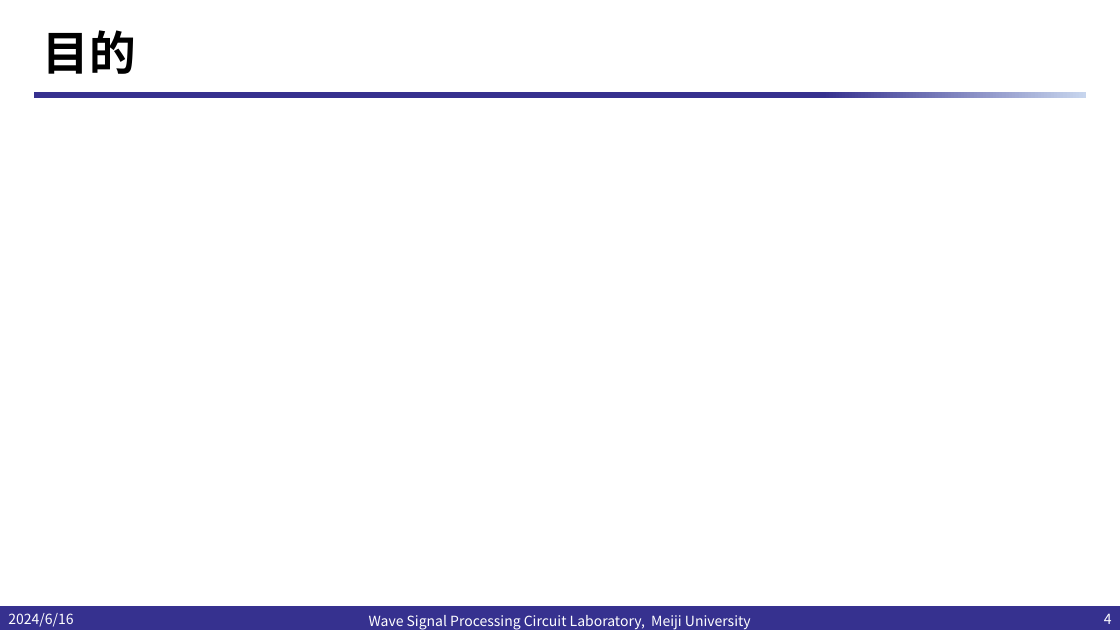
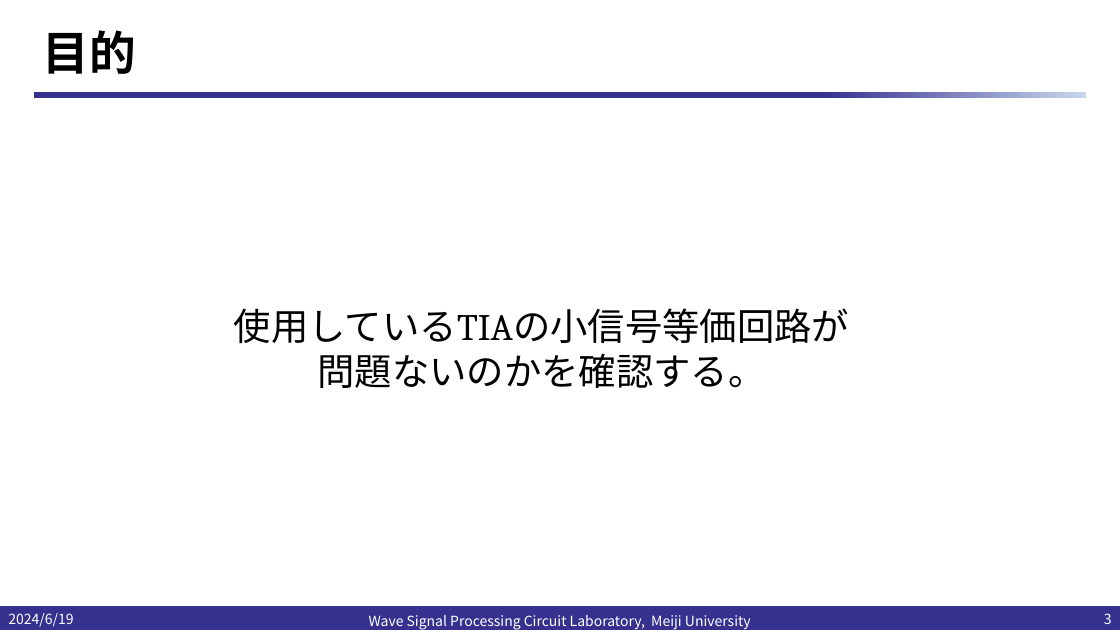
Before and after one commit to kjm-desktop10400/reserch, a slide deck: slide 3 of IHP_2024/20240620/TIAの小信号等価回路による.pptx (slide 4 before the commit). Drawn at 1120x630 pixels with LibreOffice and Linux fonts; fonts in the diff are those of the drawing; background and template pictures are left out. Boxes give left, top, right and bottom in pixels: in the first picture for what was removed or moved away, otherwise in the second. Text is boxed around its words. In the diff, an @@ line names an element or a change of style, - is before the commit and + after.

```diff
--- a/IHP_2024/20240620/TIAの小信号等価回路による.pptx
+++ b/IHP_2024/20240620/TIAの小信号等価回路による.pptx
@@ text added at bbox=[234, 308, 849, 388], 32 pt, text #000000 @@
+使用しているTIAの小信号等価回路が
+問題ないのかを確認する。
@@ text at bbox=[8, 613, 73, 627]: text changed @@
-2024/6/16
+2024/6/19
@@ page number at bbox=[1104, 613, 1112, 624]: text changed @@
-4
+3
```
Also in this commit, not shown: 10 other slides changed, 5 slides added, 3 other files.
